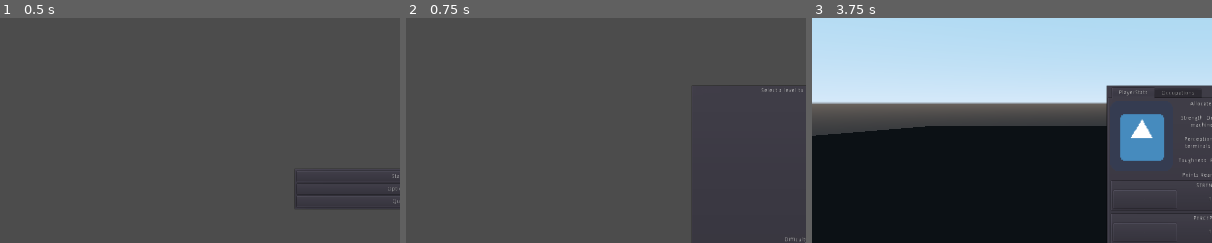
Above: before the commit, frames 1-3 (left to right).
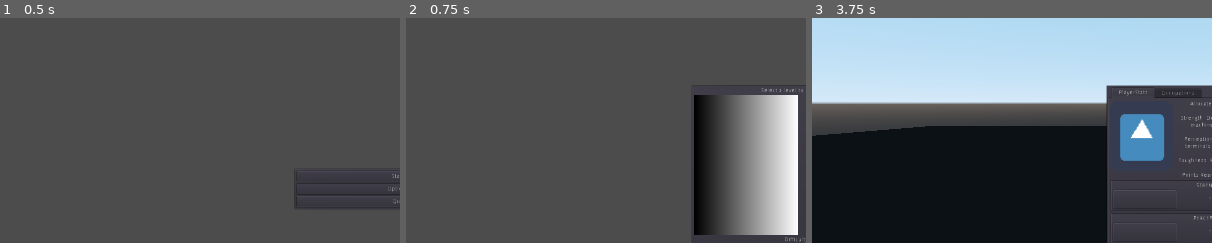
Above: after the commit, the same moments.

Repository: connorj349/industrial_chaos
Game: Godot game, scene res://scenes/Menu.tscn
Same seed, same stepped clock (60 frames per second), same inputs: the game is played once before the commit and once after it. The engine's default icon, where the game draws it, is replaced by a stand-in: a white triangle on a blue panel in a dark square.
Inputs (mouse positions are % of the whole screen's width and height, from its top left):
- Up to frame 1 (0.5 s): no input
- Up to frame 2 (0.75 s): click "Start" at 0.5 s
- Up to frame 3 (3.75 s): click "Start" at 1.25 s; click "EASY" at 2 s; click "EASY" at 2.75 s; click (43, 45) at 3.5 s
The pictures show only the part of the screen within x 0-50%, y 12-62%; the shares and areas given below are measured in that part.

Frame 1 is identical in both runs. In frame 2, 14% of the frame differs, in the area x 72-98%, y 34-97%; in frame 3, nothing differs.

Commit message:
small visual changes
changed font(need to remove and keep as default for testing), added a random texture to tell where level select button is

Diff:
--- a/industrial_chaos_main/UI/LevelSelect.tscn
+++ b/industrial_chaos_main/UI/LevelSelect.tscn
@@ -1,6 +1,11 @@
-[gd_scene load_steps=2 format=2]
+[gd_scene load_steps=4 format=2]
 
 [ext_resource path="res://UI/LevelSelect.gd" type="Script" id=1]
+
+[sub_resource type="Gradient" id=1]
+
+[sub_resource type="GradientTexture2D" id=2]
+gradient = SubResource( 1 )
 
 [node name="LevelSelect" type="Control"]
 anchor_right = 1.0
@@ -47,6 +52,8 @@
 margin_right = 250.0
 margin_bottom = 336.0
 rect_min_size = Vector2( 250, 0 )
+texture_normal = SubResource( 2 )
+expand = true
 
 [node name="CurrentDifficultySelectedLabel" type="Label" parent="PanelContainer/VBoxContainer"]
 margin_top = 358.0
